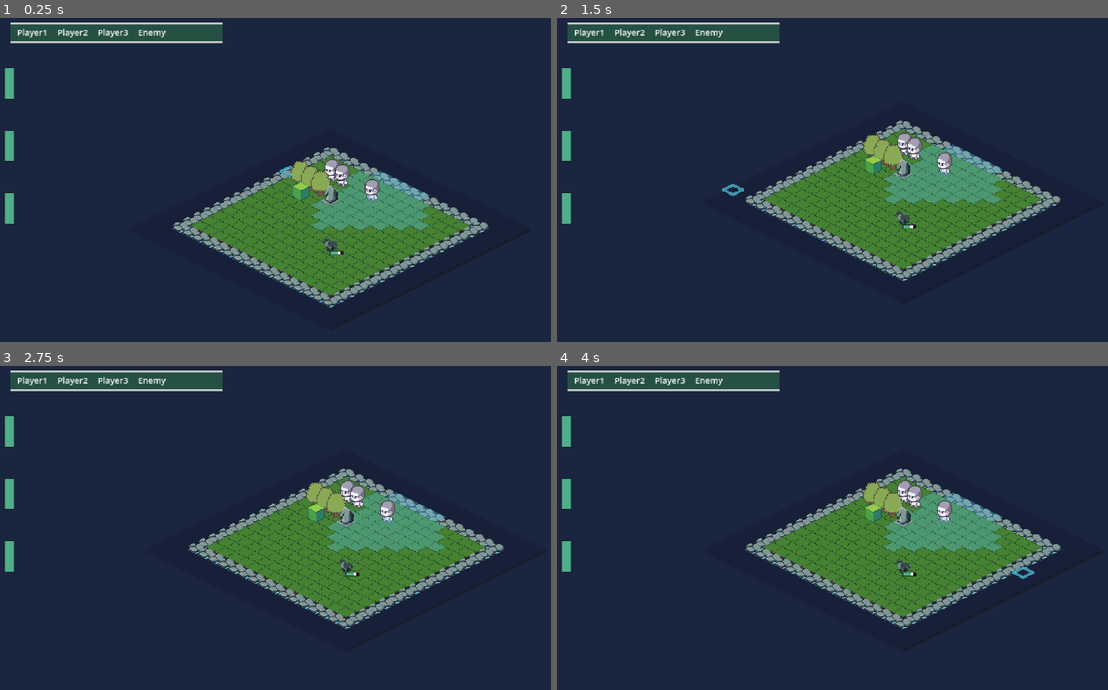
Above: before the commit, frames 1-4 (two rows, left to right).
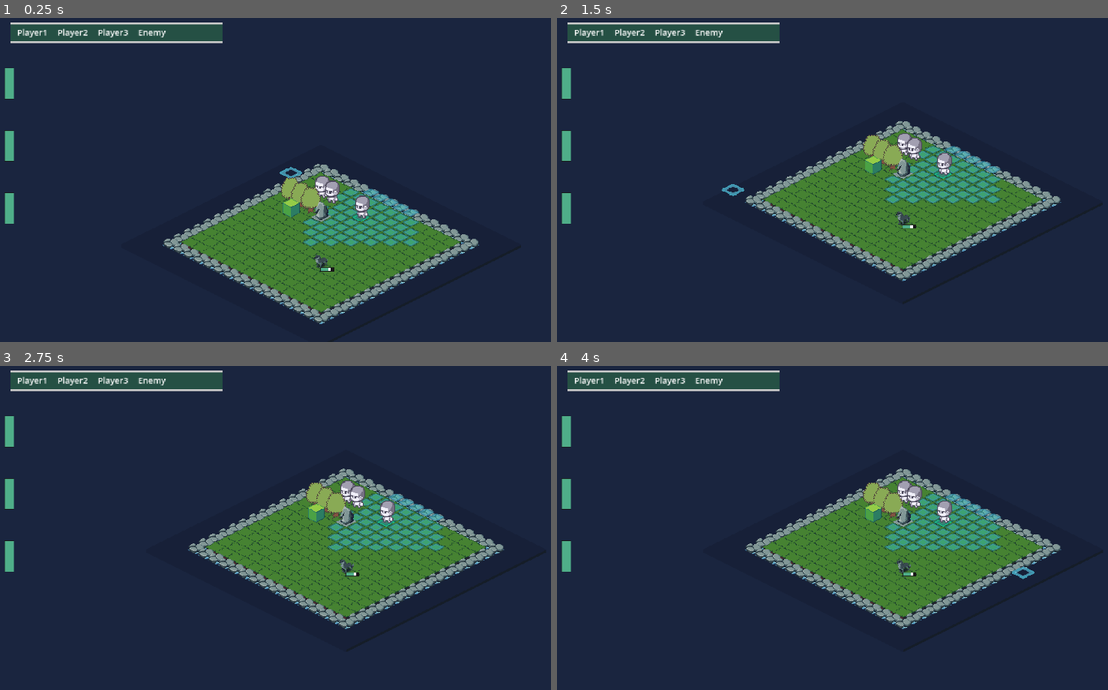
Above: after the commit, the same moments.

Repository: NopeGuy/GodotRTS
Game: Godot game, scene res://main.tscn
The game is run twice, just before and just after one commit, with the same random seed, the same clock (stepped at 60 frames per second) and the same inputs.
Inputs (mouse positions are in pixels of both pictures, inside the frame that each line leads up to):
- Up to frame 1 (0.25 s): no input
- Up to frame 2 (1.5 s): move the mouse to (981, 157) at 0.52 s; click (981, 157) at 0.6 s; move the mouse to (727, 189) at 1.27 s; click (727, 189) at 1.35 s
- Up to frame 3 (2.75 s): tap Enter at 2 s; move the mouse to (352, 447) at 2.02 s; click (352, 447) at 2.1 s
- Up to frame 4 (4 s): tap Space at 2.75 s; move the mouse to (821, 589) at 2.77 s; click (821, 589) at 2.85 s; tap Enter at 3.5 s; move the mouse to (1030, 573) at 3.52 s; click (1030, 573) at 3.6 s

The runs differ from the first frame. In frame 1, 13% of the frame differs, in the area x 29-89%, y 39-95%; in frame 2, 2.6%; in frame 3, 1.8%; in frame 4, 1.8%.

Commit message:
Bug fixes

Diff:
--- a/CharacterManager.gd
+++ b/CharacterManager.gd
@@ -5,8 +5,8 @@
 var active_player = null # Reference to the current active player
 var time_passed: float = 0
 @onready var turn_counter = get_node("/root/Main/Overlay/TurnCounter")
+@onready var tile_map = get_node("/root/Main/tile_map")
 
-# Use @onready to delay initialization until the scene is ready
 
 func _ready():
 	# Initialize the player list by adding the player nodes
@@ -30,9 +30,17 @@
 	players[1].HealthPos = Vector2i(40, 500)
 	players[2].HealthPos = Vector2i(40, 700)
 
+
+	for player in players:
+		player.walkable_tiles = tile_map.is_tile_walkable(player.current_position, player.Movement)
+
+	await get_tree().create_timer(0.1).timeout
+
+	 # Add all alive players to alive_characters
+	alive_characters = players.filter(func(p): return p.HP > 0)
 	if players.size() > 0:
-		active_player = players[0] # Set the first player as the active one
-		update_camera()
+		active_player = players[players.size() - 1] # Set the last player as active
+		switch_to_next_player(players[players.size() - 1].current_position)
 
 # Function to switch to the next player in the list
 func switch_to_next_player(target_tile):
@@ -40,46 +48,31 @@
 	active_player.current_position = target_tile
 
 	# Remove players with 0 or less HP from the alive_characters list
-	for i in range(alive_characters.size() - 1, -1, -1):  # Iterate backwards
-		if alive_characters[i].HP <= 0:
-			alive_characters.remove_at(i)
+	alive_characters = alive_characters.filter(func(p): return p.HP > 0)
 
 	# Find the index of the current active player
 	var current_index = players.find(active_player)
 
-	# Move to the next player, and find the first one with HP > 0
-	var found_active_player = false
-	var start_index = current_index + 1
+	# Move to the next player, and find the first one that is still alive
+	current_index = (current_index + 1) % players.size()
+	while players[current_index].HP <= 0:
+		current_index = (current_index + 1) % players.size()
 
-	# Loop through players starting from the next one
-	while not found_active_player:
-		# If we've gone past the end of the list, loop back to the start
-		if start_index >= players.size():
-			start_index = 0  # Loop back to the first player
+	# Set the next active player
+	active_player = players[current_index]
 
-		# Check if the player has HP > 0
-		if players[start_index].HP > 0:
-			active_player = players[start_index]
-			found_active_player = true
-		else:
-			start_index += 1  # Move to the next player
+	# Update the turn counter
+	turn_counter.update_turn_order()
 
-	print(players)
-	# Reset the time passed and update camera
-	time_passed = 0
-	update_camera()
-	turn_counter.update_turn()
+	# Sync camera position to the active player
+	var background = tile_map.get_node("background") # Access the "background" child node
+	var camera = get_node("/root/Main/Camera2D")
 
 
-
-# Ensure the global camera follows the current active player
-func update_camera():
-	var tile_map = get_node("/root/Main/tile_map")
-	var background = tile_map.get_node("background")  # Access the "background" child node
-	var camera = get_node("/root/Main/Camera2D")
-
-	# Update camera position
 	if active_player != null:
 		camera.position.x = active_player.global_position.x - 150
 		camera.position.y = active_player.global_position.y
 	background.position = camera.position
+
+	tile_map.clear_movement_tiles()
+	tile_map.show_movement_tiles()
--- a/Characters/player.gd
+++ b/Characters/player.gd
@@ -13,13 +13,12 @@
 var is_moving: bool = false  # Track whether the character is moving
 var walkable_tiles
 var path
+
 @onready var sprite = get_node("Sprite2D")
-
 @onready var health_bar = get_node("CanvasLayer/HealthBar")
 
 func _ready():
 	tile_map = get_node("../tile_map")
-	CharacterManager.update_camera()
 	global_position = tile_map.map_to_local(StartPosition) # Start at the specified position
 	target_position = global_position # Set the initial target to current position
 	current_position = StartPosition
--- a/Enemies/enemy.gd
+++ b/Enemies/enemy.gd
@@ -1,9 +1,10 @@
 extends CharacterBody2D
 
 var Movement: int = 10  # Max movement range
-var HP: int = 20  # Health Points
+var HP: int = 100  # Health Points
 var Abilities = []
 var StartPosition: Vector2i
+var HealthPos: Vector2i
 var tile_map
 
 var speed: float = 200.0  # Movement speed
@@ -12,15 +13,17 @@
 var is_moving: bool = false  # Track whether the character is moving
 var walkable_tiles
 var path
+@onready var sprite = get_node("Sprite2D")
+
+@onready var health_bar = get_node("CanvasLayer/HealthBar")
 
 func _ready():
 	tile_map = get_node("../tile_map")
-	CharacterManager.update_camera()
 	global_position = tile_map.map_to_local(StartPosition) # Start at the specified position
 	target_position = global_position # Set the initial target to current position
 	current_position = StartPosition
 	$Sprite2D/AnimationPlayer.play("idle_bl")
-	print(CharacterManager.active_player)
+
 
 func _physics_process(delta):
 	# Check if this player is the active one before allowing movement
@@ -34,7 +37,6 @@
 	# If moving, smoothly move toward the target position
 	if is_moving:
 		move_toward_target(delta)
-
 
 func move_toward_target(delta):
 	if path.size() == 0:  # If there are no more tiles in the path, exit the function
--- a/Levels/tile_map.gd
+++ b/Levels/tile_map.gd
@@ -80,16 +80,6 @@
 func _process(delta):
 	var tile = local_to_map(get_global_mouse_position())
 
-	# Check if the active player has changed
-#	if CharacterManager.active_player != previous_active_player:
-#		# Update the currentCharTile when the active player changes
-#		clear_movement_tiles()
-#		previous_active_player = CharacterManager.active_player  # Update the previous active player
-#		show_movement_tiles()
-
-	clear_movement_tiles()
-	show_movement_tiles()
-
 	# Only proceed if the selectedTile is different from the hovered tile
 	if selectedTile == tile:
 		return
@@ -126,10 +116,8 @@
 		for tile in walkable_tiles:
 			set_cell(4, tile, 5, Vector2i(0, 0), 0)  # Highlight the tile
 			highlighted_tiles.append(tile)  # Track the highlighted tile
-			erase_cell(4, current_position)
-		set_cell(5, current_position, 5, Vector2i(0, 0), 0)
-
-
+		highlighted_tiles.append(current_position)
+		set_cell(4, current_position, 6, Vector2i(0, 0), 0)  # Highlight the tile
 
 
 # Return the selected tile position
@@ -185,7 +173,8 @@
 					# Add to the queue and mark as visited
 					visited[next_key] = true
 					queue.append({"position": next_position, "steps": steps + 1})
-
+	# Remove current tile from list
+	walkable_tiles.remove_at(0)
 	return walkable_tiles
 
 # Calculate the path from the current position to the target position
@@ -239,11 +228,11 @@
 						tentative_g_score += 1  # Add penalty for turning
 
 				# Debugging output
-				print("Current: ", str(current), " Neighbor: ", str(neighbor), " Tentative G Score: ", tentative_g_score)
+#				print("Current: ", str(current), " Neighbor: ", str(neighbor), " Tentative G Score: ", tentative_g_score)
 
 				# Ensure that g_score for neighbor is initialized
 				if !g_score.has(str(neighbor)):
-					print("Warning: g_score does not have key: ", str(neighbor))
+#					print("Warning: g_score does not have key: ", str(neighbor))
 					g_score[str(neighbor)] = INF  # Default to INF to avoid access errors
 
 				if tentative_g_score < g_score[str(neighbor)]:
--- a/Levels/tile_map.tscn
+++ b/Levels/tile_map.tscn
@@ -8,6 +8,7 @@
 [ext_resource type="Texture2D" uid="uid://ki8ohyd3a41p" path="res://Assets/obstacles/block.png" id="4_wmkjc"]
 [ext_resource type="Texture2D" uid="uid://cqk0os7ee0lmp" path="res://Assets/bg/bg.png" id="6_8f1pq"]
 [ext_resource type="Texture2D" uid="uid://bhvo6ehgbbs1s" path="res://Assets/selected_cursor/selected3.png" id="6_vh08t"]
+[ext_resource type="Texture2D" uid="uid://40bqdku25obx" path="res://Assets/selected_cursor/selected4.png" id="7_xybpl"]
 
 [sub_resource type="TileSetAtlasSource" id="TileSetAtlasSource_tpboh"]
 texture = ExtResource("1_1kqwk")
@@ -207,6 +208,12 @@
 0:0/0 = 0
 0:0/0/texture_origin = Vector2i(0, -3)
 
+[sub_resource type="TileSetAtlasSource" id="TileSetAtlasSource_a8alo"]
+texture = ExtResource("7_xybpl")
+texture_region_size = Vector2i(32, 32)
+0:0/0 = 0
+0:0/0/texture_origin = Vector2i(0, -3)
+
 [sub_resource type="TileSet" id="TileSet_xqly8"]
 tile_shape = 1
 tile_layout = 5
@@ -218,6 +225,7 @@
 sources/4 = SubResource("TileSetAtlasSource_fsumt")
 sources/3 = SubResource("TileSetAtlasSource_16e8k")
 sources/5 = SubResource("TileSetAtlasSource_ly562")
+sources/6 = SubResource("TileSetAtlasSource_a8alo")
 
 [node name="tile_map" type="TileMap"]
 y_sort_enabled = true
--- a/Overlay/turn_counter.gd
+++ b/Overlay/turn_counter.gd
@@ -18,10 +18,9 @@
 	# Clear the chars array to avoid duplication
 	chars.clear()
 
-	# Loop through the CharacterManager.players list and add their names to chars
-	for player in CharacterManager.players:
-		if player.HP > 0:
-			chars.append(player.name)
+	# Loop through the CharacterManager.alive_characters list and add their names to chars
+	for player in CharacterManager.alive_characters:
+		chars.append(player.name)
 
 	# Loop through the chars list and create a label for each name
 	for char in chars:
@@ -33,17 +32,3 @@
 func _clear_container(container):
 	for child in container.get_children():
 		child.queue_free()  # Remove and free each child
-
-# Function to update the turn order, move the first player to the end
-func update_turn():
-	if CharacterManager.players.size() > 1:
-		# Move the first element to the end of the list
-		var first_player = CharacterManager.players[0]
-		CharacterManager.players.remove_at(0)  # Remove the first player
-		CharacterManager.players.append(first_player)  # Add them at the end
-
-		# Make the TurnCounter visible again after updating the camera
-#		self.visible = true
-
-	# Refresh the turn order display
-	update_turn_order()
Binary file changed: Assets/selected_cursor/selected3.png
Binary file added: Assets/selected_cursor/selected4.png
Not shown, added: Assets/selected_cursor/selected4.png.import
Not shown: 1 places in Levels/tile_map.tscn that only renumber resources
